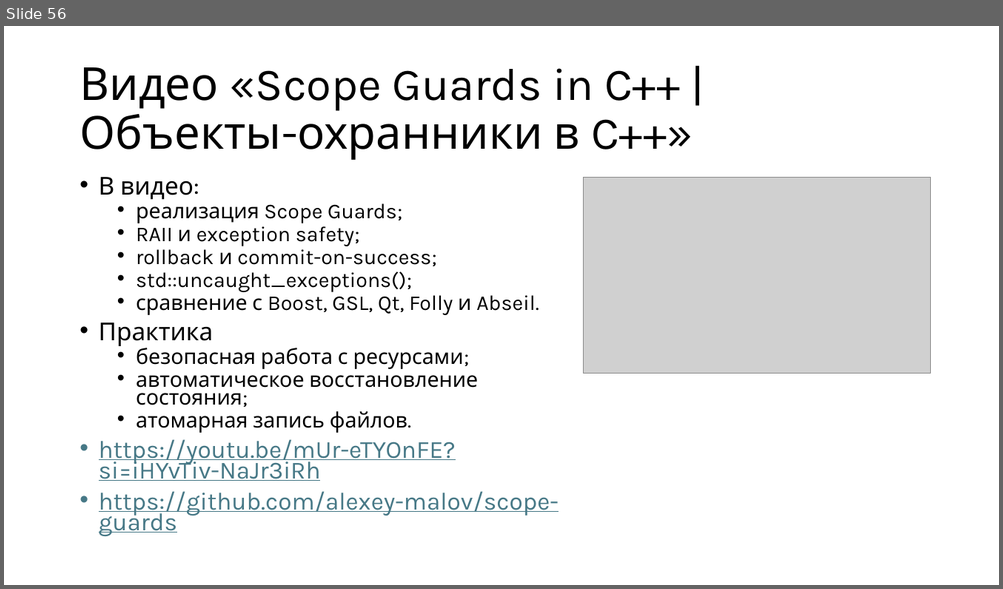
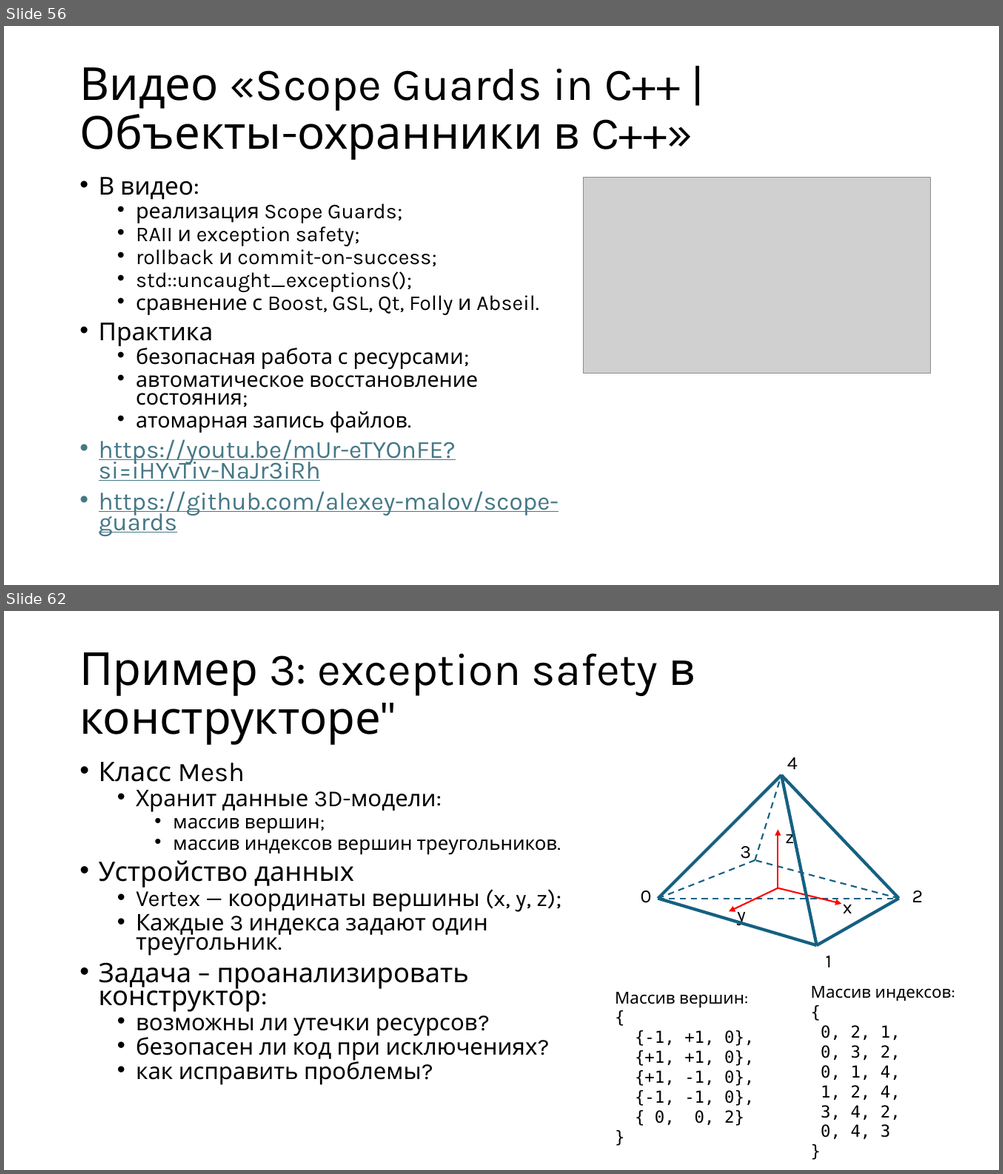
Before and after one commit to alexey-malov/oop, a slide deck: lectures/05/Обработка ошибок и исключительных ситуаций.pptx. Shown one above the other, each under a label of ours: slide 56 before the commit, slides 56 and 62 after it; the slides between them are not shown. The pictures are 1003x589 and 1003x1174 pixels, drawn with LibreOffice and Linux fonts; fonts in the diff are those of the drawing; grey boxes stand for pictures. Boxes give left, top, right and bottom in pixels: in the first picture for what was removed or moved away, otherwise in the second. Text is boxed around its words. In the diff, an @@ line names an element or a change of style, - is before the commit and + after.

```diff
--- a/lectures/05/Обработка ошибок и исключительных ситуаций.pptx
+++ b/lectures/05/Обработка ошибок и исключительных ситуаций.pptx
@@ slide 62 added at box(4, 611, 999, 1170), background #FFFFFF @@
@@ title added at box(79, 652, 695, 745), 44 pt, text #000000 @@
+Пример 3: exception safety в конструкторе"
@@ text added at box(99, 762, 561, 1085), 22.2 pt, text #000000 @@
+• Класс Mesh
+  • Хранит данные 3D-модели:
+    • массив вершин;
+    • массив индексов вершин треугольников.
+• Устройство данных
+  • Vertex — координаты вершины (x, y, z);
+  • Каждые 3 индекса задают один треугольник.
+• Задача – проанализировать конструктор:
+  • возможны ли утечки ресурсов?
+  • безопасен ли код при исключениях?
+  • как исправить проблемы?
@@ text added at box(787, 758, 797, 769), 18 pt, text #000000 @@
+4
@@ line added from (657, 899) to (782, 775), #156082 3 pt @@
@@ line added from (754, 860) to (782, 775), #156082 1.5 pt dashed @@
@@ line added from (782, 775) to (899, 899), #156082 3 pt @@
@@ line added from (817, 946) to (782, 775), #156082 3 pt @@
@@ group added at box(728, 827, 852, 926): 3 arrows, 3 texts @@
+x
+y
+z
@@ text added at box(740, 846, 751, 863), 18 pt, text #000000 @@
+3
@@ line added from (657, 899) to (754, 860), #156082 1.5 pt dashed @@
@@ line added from (899, 899) to (754, 860), #156082 1.5 pt dashed @@
@@ text added at box(640, 891, 652, 903), 18 pt, text #000000 @@
+0
@@ line added from (657, 899) to (899, 899), #156082 1.5 pt dashed @@
@@ line added from (657, 899) to (817, 946), #156082 3 pt @@
@@ line added from (817, 946) to (899, 899), #156082 3 pt @@
@@ text added at box(912, 891, 923, 903), 18 pt, text #000000 @@
+2
@@ text added at box(825, 956, 831, 968), 18 pt, text #000000 @@
+1
@@ text added at box(811, 986, 951, 1139), 16 pt, text #000000 @@
+Массив индексов:
+{
+0, 2, 1,
+0, 3, 2,
+0, 1, 4,
+1, 2, 4,
+3, 4, 2,
+0, 4, 3
+}
@@ text added at box(614, 992, 754, 1126), 16 pt, text #000000 @@
+Массив вершин:
+{
+{-1, +1, 0},
+{+1, +1, 0},
+{+1, -1, 0},
+{-1, -1, 0},
+{ 0, 0, 2}
+}
```
Also in this commit, not shown: 7 slides changed, 11 other slides added, 19 slides removed, 1 other file.
